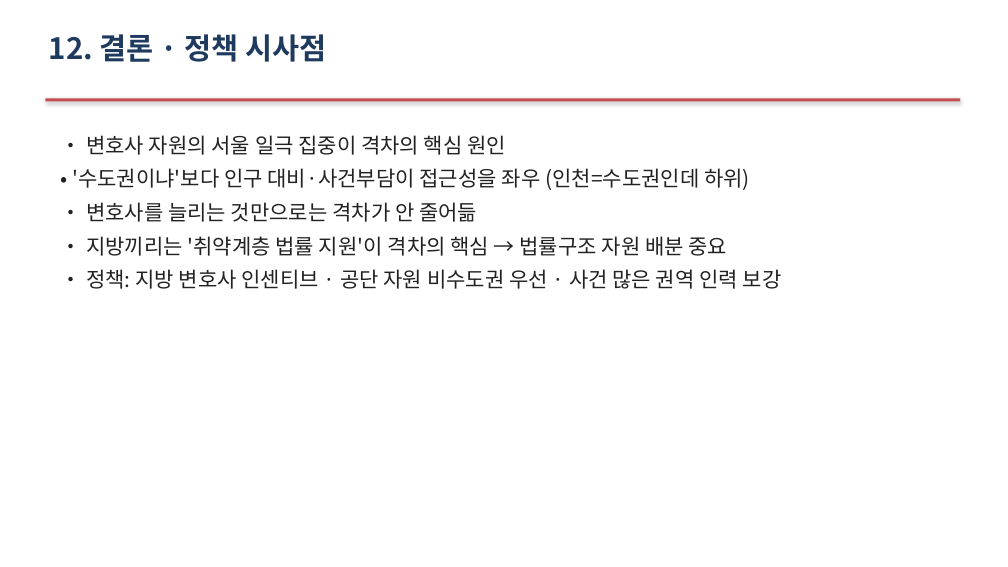
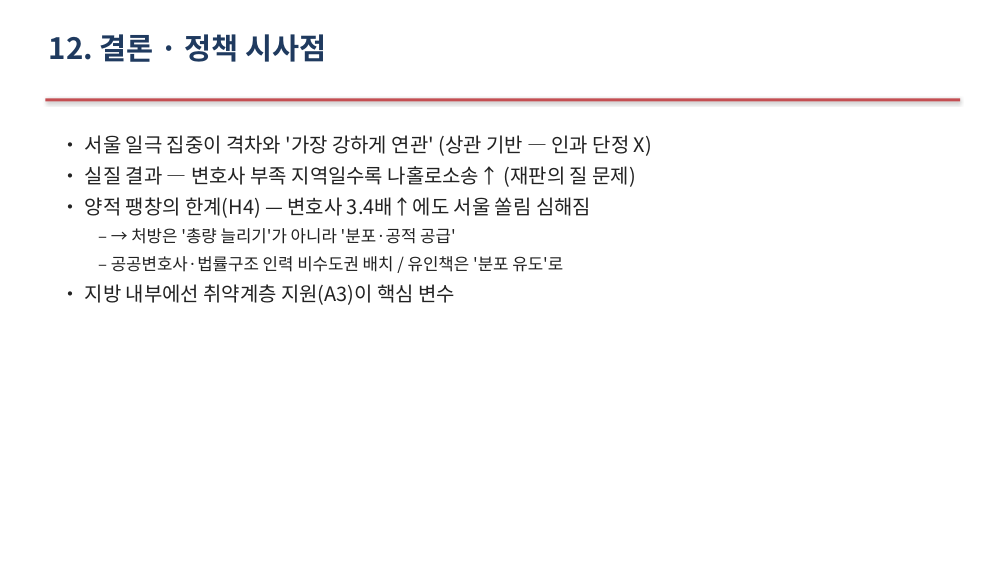
Before and after one commit to Allenkeem/llai-project, a slide deck: slide 19 of reports/발표자료.pptx. Drawn at 1008x567 pixels with LibreOffice and Linux fonts; fonts in the diff are those of the drawing. Boxes give left, top, right and bottom in pixels: in the first picture for what was removed or moved away, otherwise in the second. Text is boxed around its words. In the diff, an @@ line names an element or a change of style, - is before the commit and + after.

```diff
--- a/reports/발표자료.pptx
+++ b/reports/발표자료.pptx
@@ text at (85, 135, 652, 305): text changed; size 20 to 19 pt @@
-• 변호사 자원의 서울 일극 집중이 격차의 핵심 원인
-• '수도권이냐'보다 인구 대비·사건부담이 접근성을 좌우 (인천=수도권인데 하위)
-• 변호사를 늘리는 것만으로는 격차가 안 줄어듦
-• 지방끼리는 '취약계층 법률 지원'이 격차의 핵심 → 법률구조 자원 배분 중요
-• 정책: 지방 변호사 인센티브 · 공단 자원 비수도권 우선 · 사건 많은 권역 인력 보강
+• 서울 일극 집중이 격차와 '가장 강하게 연관' (상관 기반 — 인과 단정 X)
+• 실질 결과 — 변호사 부족 지역일수록 나홀로소송↑ (재판의 질 문제)
+• 양적 팽창의 한계(H4) — 변호사 3.4배↑에도 서울 쏠림 심해짐
+  – → 처방은 '총량 늘리기'가 아니라 '분포·공적 공급'
+  – 공공변호사·법률구조 인력 비수도권 배치 / 유인책은 '분포 유도'로
+• 지방 내부에선 취약계층 지원(A3)이 핵심 변수
```
Also in this commit, not shown: 3 other slides changed, 1 other file.
